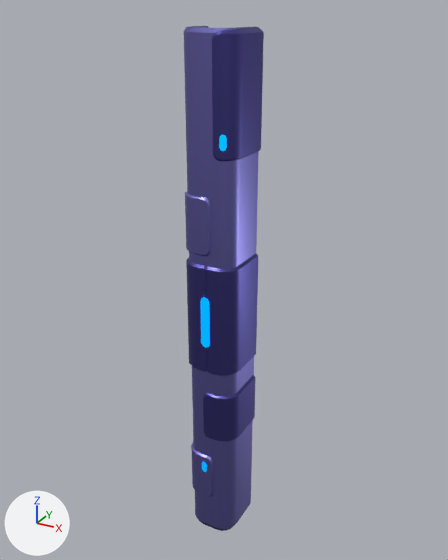
The glTF model src/examples/spaceshooter/assets/wall_large2.glb, before and after one commit.
Camera for both pictures: a 50 mm lens placed at (1.034, -1.949, 0.056), pointed at (-0.008, -0.055, -0.891). Lighting does not change. The marker at lower left points along +X, +Y and +Z. Vertices at the same position are counted once.

In view in the first picture: 'Wall_large'.
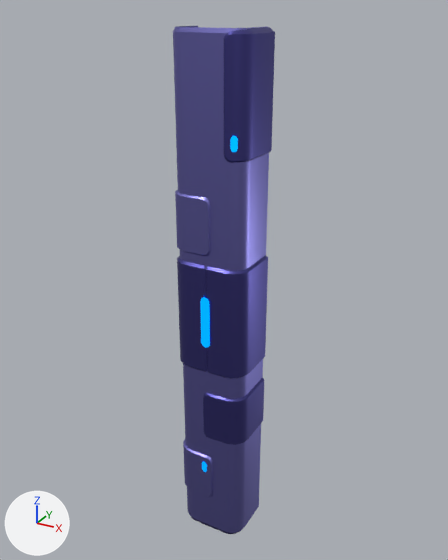
Where the change shows, as pixel boxes (x1, y1, x2, y2) in the pictures (448 x 560 px; the box of a moved part takes in the faces that stretch with it):
'Wall_large', reshaped, turned
    before: (184, 26, 264, 531)
    after: (173, 26, 275, 534)
part 1 of me_cube_007, moved or reshaped
    before: (212, 27, 264, 161)
    after: (224, 27, 275, 163)
part 2 of me_cube_007, moved or reshaped
    before: (219, 135, 227, 151)
    after: (230, 136, 238, 152)
part 3 of me_cube_007, moved or reshaped
    before: (184, 26, 259, 531)
    after: (173, 26, 269, 534)

The change, as a diff of the scene's bpy script:
```diff
--- a/src/examples/spaceshooter/assets/wall_large2.glb.py
+++ b/src/examples/spaceshooter/assets/wall_large2.glb.py
@@ me_cube_007 @@
 # used by ob_wall_large; location = (0.0, 0.0, 0.0); rotation_euler = (1.571, 0.0, 0.0), in degrees (90, 0, 0)
-me_cube_007.from_pydata(...)  # 363 vertices, 493 faces; spans x -0.11..0.11, y -2.0..0.0, z 0.0..0.21
+me_cube_007.from_pydata(...)  # 363 vertices, 493 faces; spans x -0.15..0.15, y -0.21..0.0, z -2.0..0.0
+# me_cube_007 part 1: the loose piece of 36 vertices spanning x 0.02..0.11, y -0.41..0.0, z 0.0..0.21 is turned 90 degrees about the x axis through its middle, then moved by (0.04, 0.1, -0.31)
+# me_cube_007 part 2: the loose piece of 24 vertices spanning x 0.06..0.08, y -0.37..-0.31, z 0.2..0.21 is turned 90 degrees about the x axis through its middle, then moved by (0.04, 0.13, -0.55)
+# me_cube_007 part 3: 255 of 363 vertices moved; they spanned x -0.11..0.11, y -2.0..0.0, z 0.0..0.21 and now span x -0.15..0.15, y -0.21..0.0, z -2.0..0.0; mean shift (0.0, 0.96, -1.28); largest move (-0.03, -2.0, 0.2) -> (-0.07, -0.2, -2.0)
 me_cube_007.materials.append(mat_spacewalls_006)
@@ ob_wall_large @@
 ob_wall_large.location = (0.0, 0.0, 0.0)
-ob_wall_large.rotation_euler = (1.571, 0.0, 0.0)  # degrees (90, 0, 0)
```
